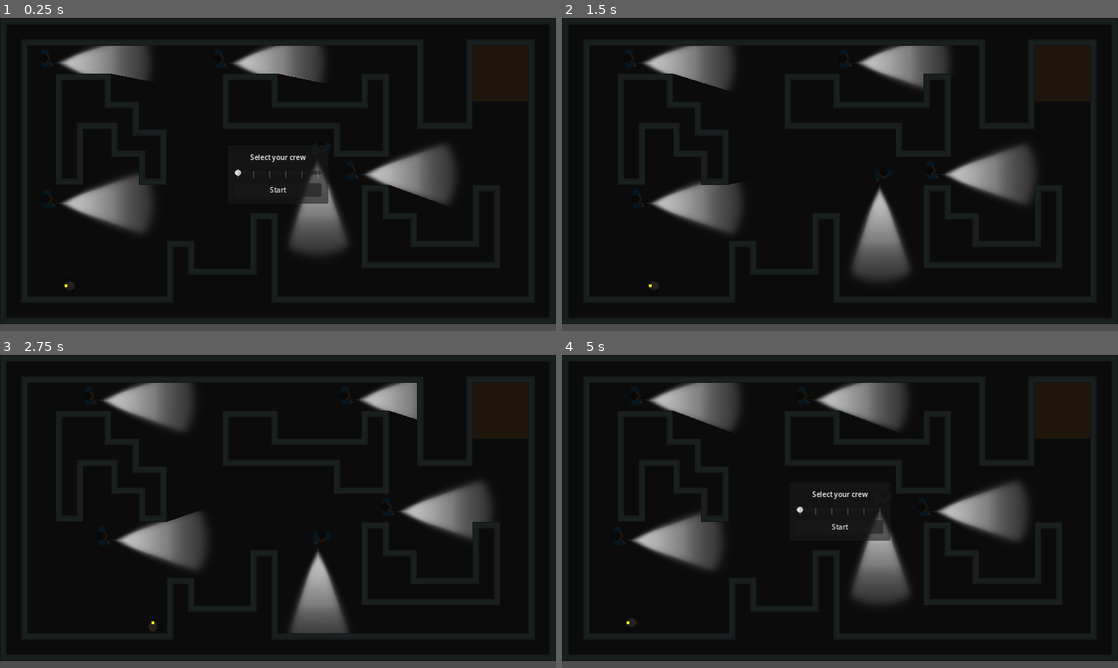
Above: before the commit, frames 1-4 (two rows, left to right).
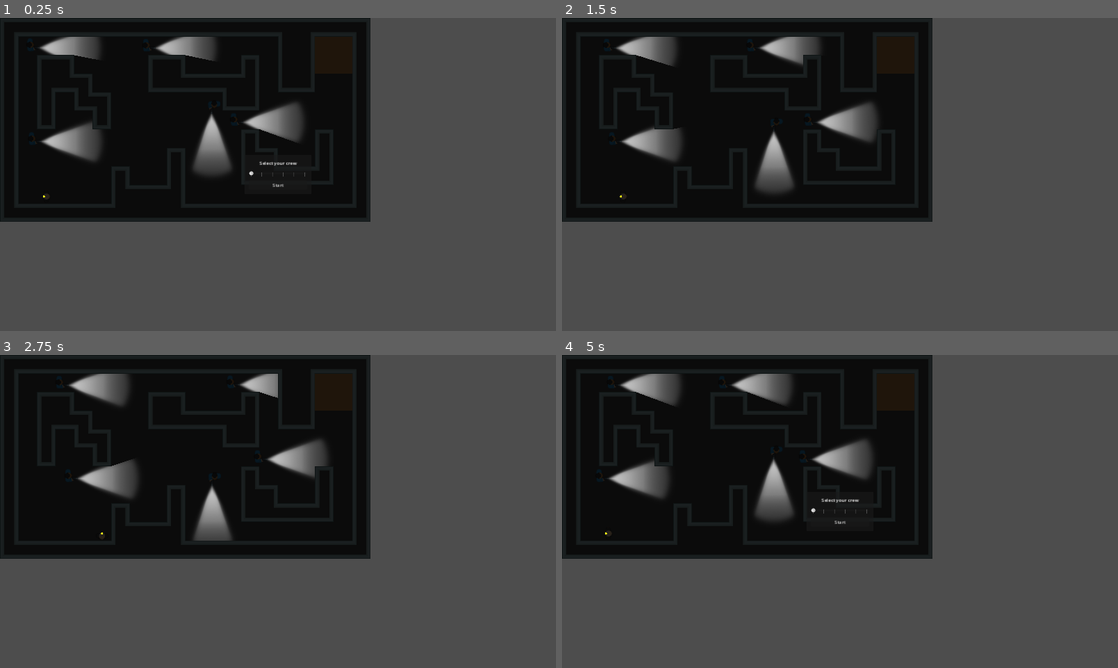
Above: after the commit, the same moments.

Repository: stesim/stammheim
Game: Godot game, scene res://sandbox.tscn
Two runs of this game, one before a commit and one after it. Both use one fixed random seed, a clock stepped at 60 frames per second and the inputs below.
Inputs:
- Up to frame 1 (0.25 s): no input
- Up to frame 2 (1.5 s): click "Start" at 0.5 s; hold D (p0.move_right) from 1.28 s (still down); hold Tab (p0.switch_character) from 1.28 s (still down)
- Up to frame 3 (2.75 s): release D (p0.move_right) at 2.03 s; release Tab (p0.switch_character) at 2.03 s; hold S (p0.move_down) from 2.03 s (still down); tap End (p1.switch_character) at 2.1 s
- Up to frame 4 (5 s): release S (p0.move_down) at 2.78 s; hold D (p0.move_right) 2.78-3.53 s; hold Tab (p0.switch_character) 2.78-3.53 s; hold W (p0.move_up) 3.53-4.25 s; tap End (p1.switch_character) at 3.6 s; click "Restart" at 4.25 s

The runs differ from the first frame. In frame 1, 62% of the frame differs, in the area x 0-100%, y 0-98%; in frame 2, 61%; in frame 3, 59%; in frame 4, 62%.

Commit message:
fixed issue with being able to move before starting the level

Diff:
--- a/game_state.gd
+++ b/game_state.gd
@@ -28,15 +28,13 @@
 
 
 func prisoner_detected() -> void:
-	_tree.paused = true
-	print("game over")
+	_stop_game()
 	game_over.emit()
 
 
 func escape_area_reached() -> void:
 	_end_time = Time.get_ticks_msec()
-	_tree.paused = true
-	print("level completed")
+	_stop_game()
 	level_completed.emit()
 
 
@@ -44,6 +42,11 @@
 	var elapsed_time := (_end_time - _start_time) / 1000.0;
 	var num_prisoners := get_tree().get_nodes_in_group(&"prisoners").size()
 	return int(num_prisoners / elapsed_time * 100000)
+
+
+func _stop_game() -> void:
+	_started = false
+	_tree.paused = true
 
 
 func _unhandled_input(event : InputEvent) -> void:
--- a/project.godot
+++ b/project.godot
@@ -25,7 +25,6 @@
 window/size/viewport_height=1080
 window/stretch/mode="canvas_items"
 window/stretch/aspect="expand"
-window/stretch/scale=1.5
 
 [input]
 
